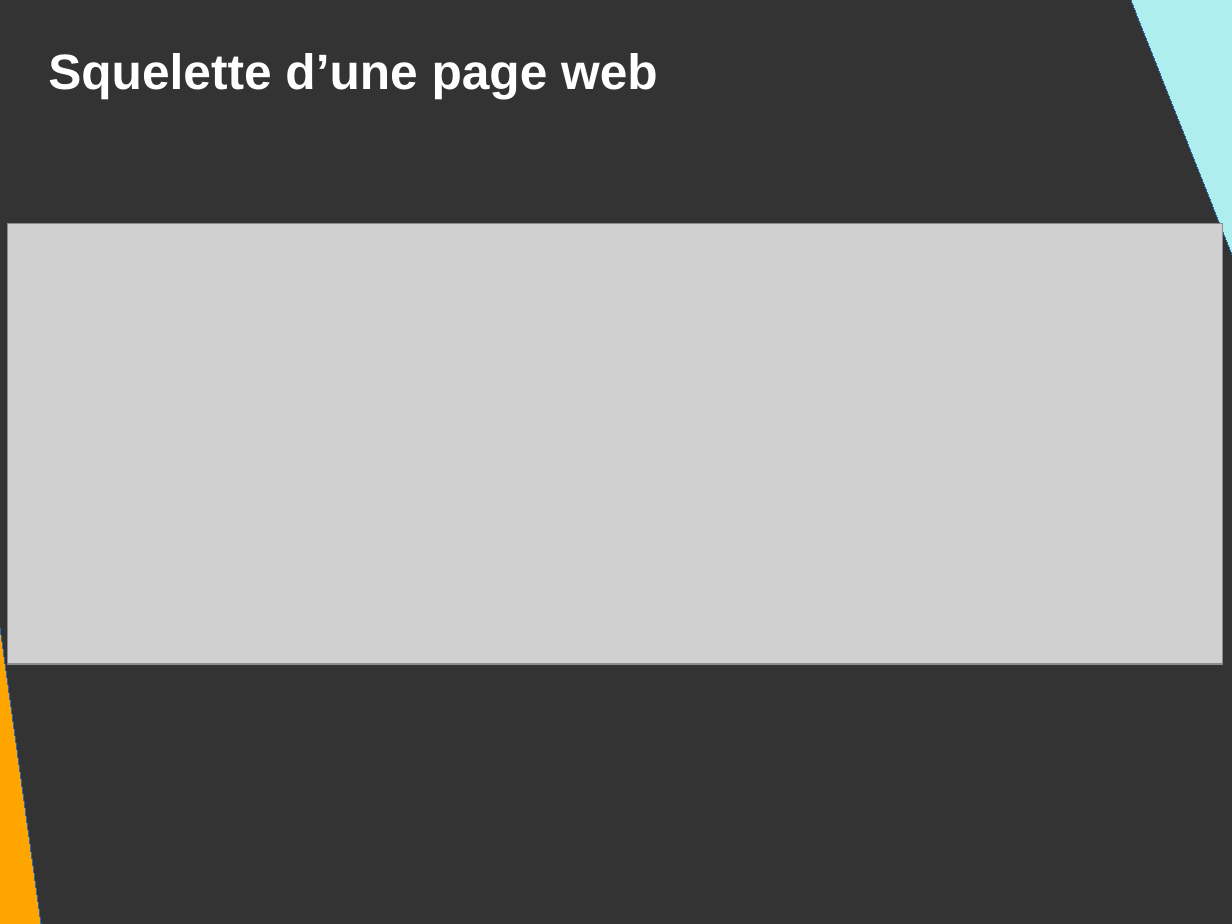
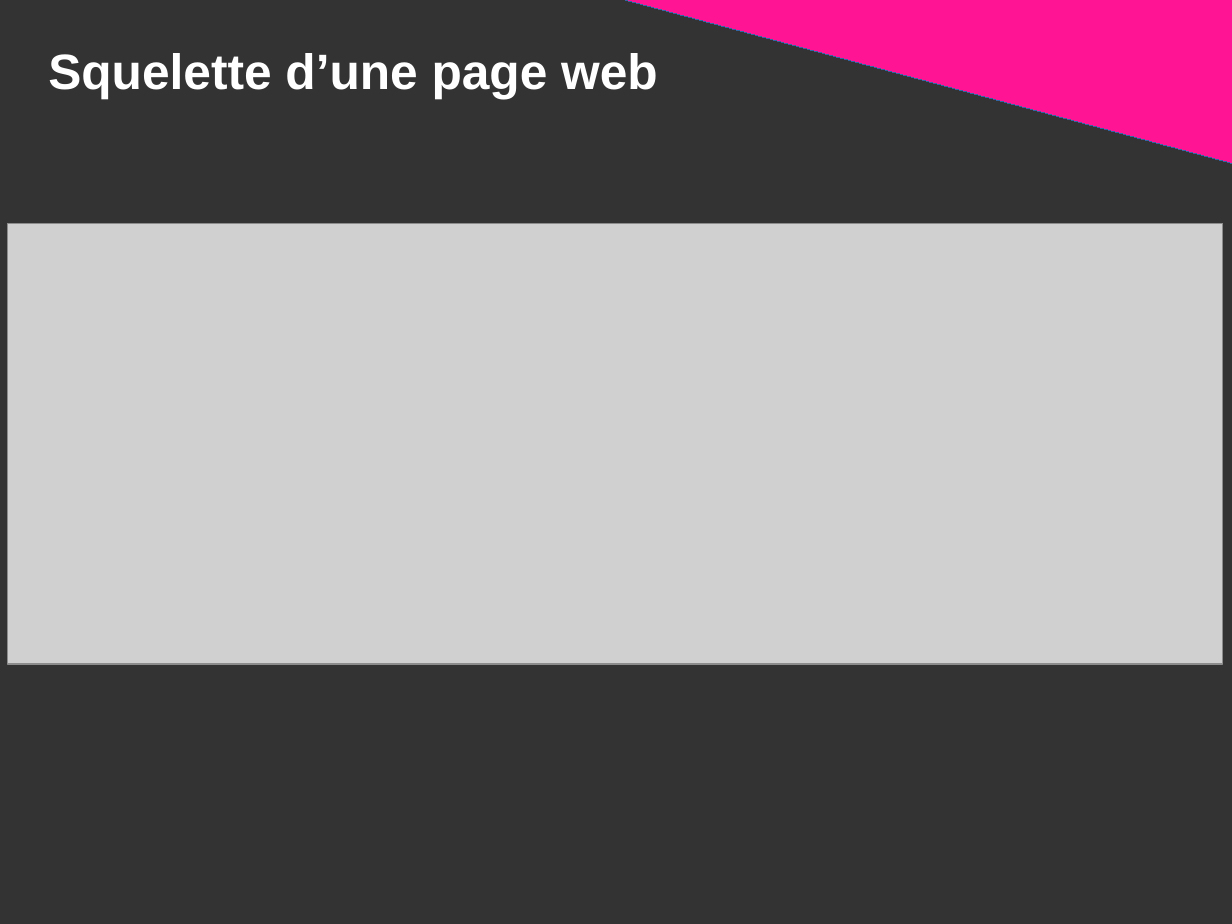
Before and after one commit to DanYellow/presentations, a slide deck: slide 16 of mmi/html/travaux-pratiques/numero-1/presentation.odp (slide 29 before the commit). Drawn at 1232x924 pixels with LibreOffice and Linux fonts; fonts in the diff are those of the drawing; grey boxes stand for pictures. Boxes give left, top, right and bottom in pixels: in the first picture for what was removed or moved away, otherwise in the second. Text is boxed around its words. In the diff, an @@ line names an element or a change of style, - is before the commit and + after.

```diff
--- a/mmi/html/travaux-pratiques/numero-1/presentation.odp
+++ b/mmi/html/travaux-pratiques/numero-1/presentation.odp
@@ right triangle added at (600, 0, 1232, 165), fill #FF1493, outline #3465A4 0 pt @@
@@ right triangle removed at (1118, 0, 1232, 444) @@
@@ right triangle removed at (0, 143, 45, 924) @@
```
Also in this commit, not shown: 7 other slides changed, 15 slides added, 1 slide removed, 3 other files.
